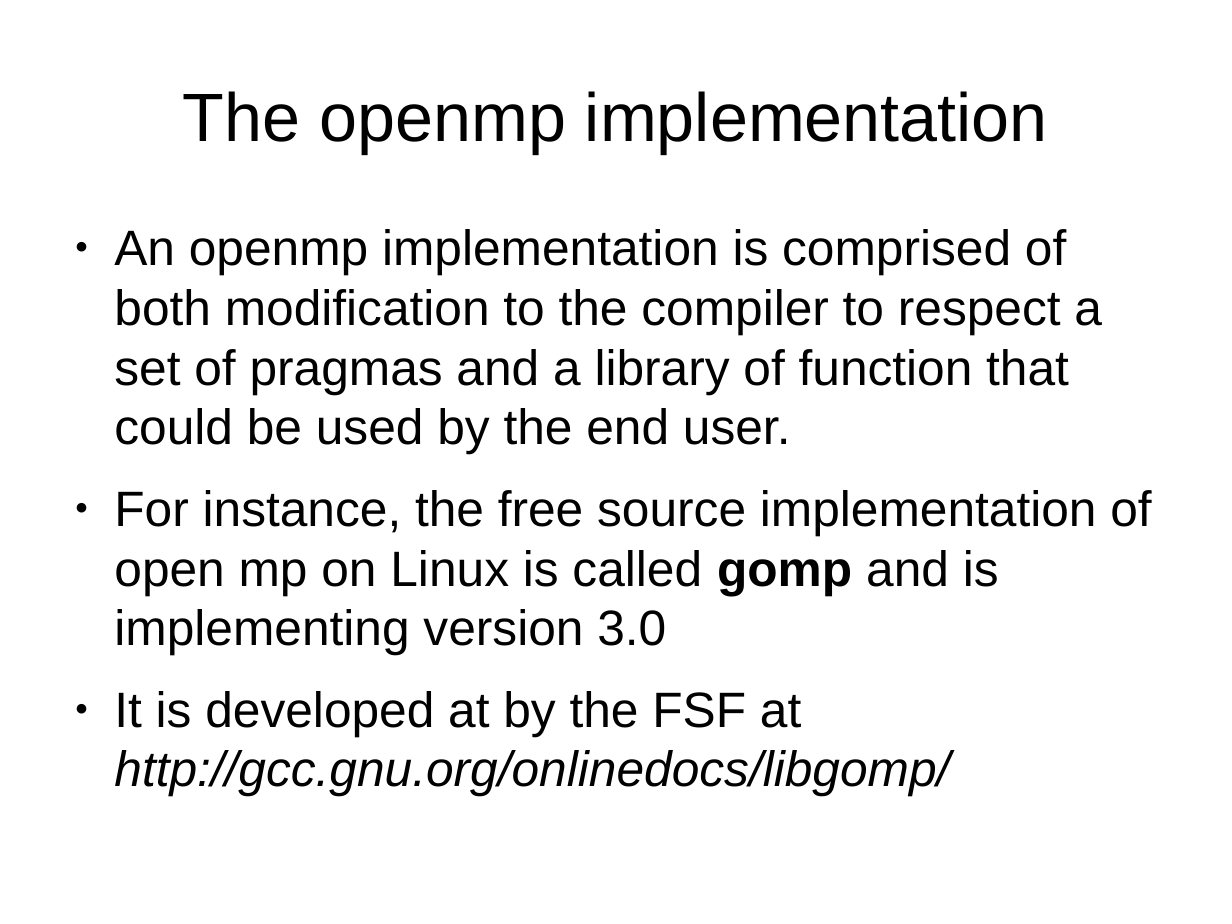
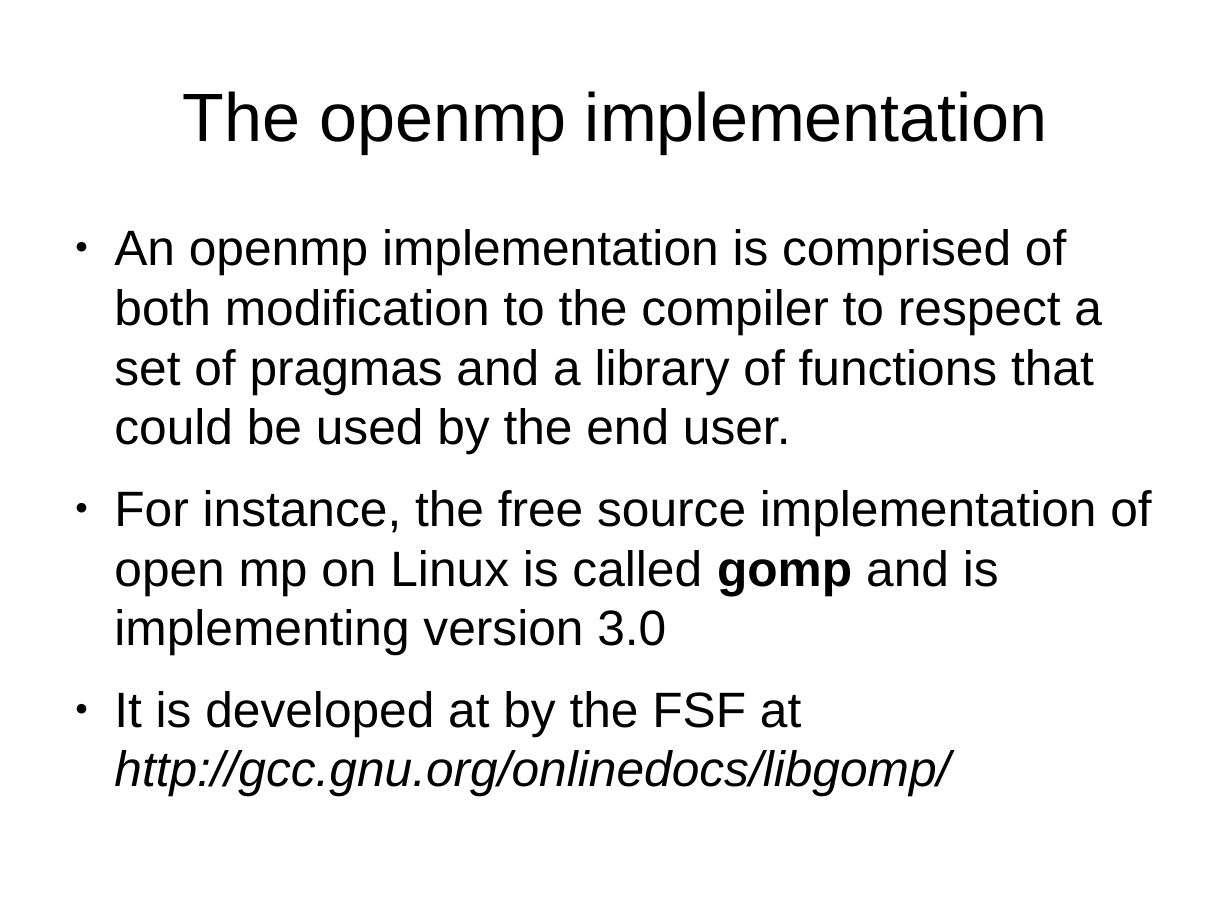
Before and after one commit to veltzer/demos-linux, a slide deck: slide 8 of doc/odp/openmp.odp. Drawn at 1232x924 pixels with LibreOffice and Linux fonts; fonts in the diff are those of the drawing. Boxes give left, top, right and bottom in pixels: in the first picture for what was removed or moved away, otherwise in the second. Text is boxed around its words. In the diff, an @@ line names an element or a change of style, - is before the commit and + after.

```diff
--- a/doc/odp/openmp.odp
+++ b/doc/odp/openmp.odp
@@ text at (114, 229, 1102, 454): text changed @@
-● An openmp implementation is comprised of both modification to the compiler to respect a set of pragmas and a library of function that could be used by the end user.
+● An openmp implementation is comprised of both modification to the compiler to respect a set of pragmas and a library of functions that could be used by the end user.
```
Also in this commit, not shown: 4 other files.
